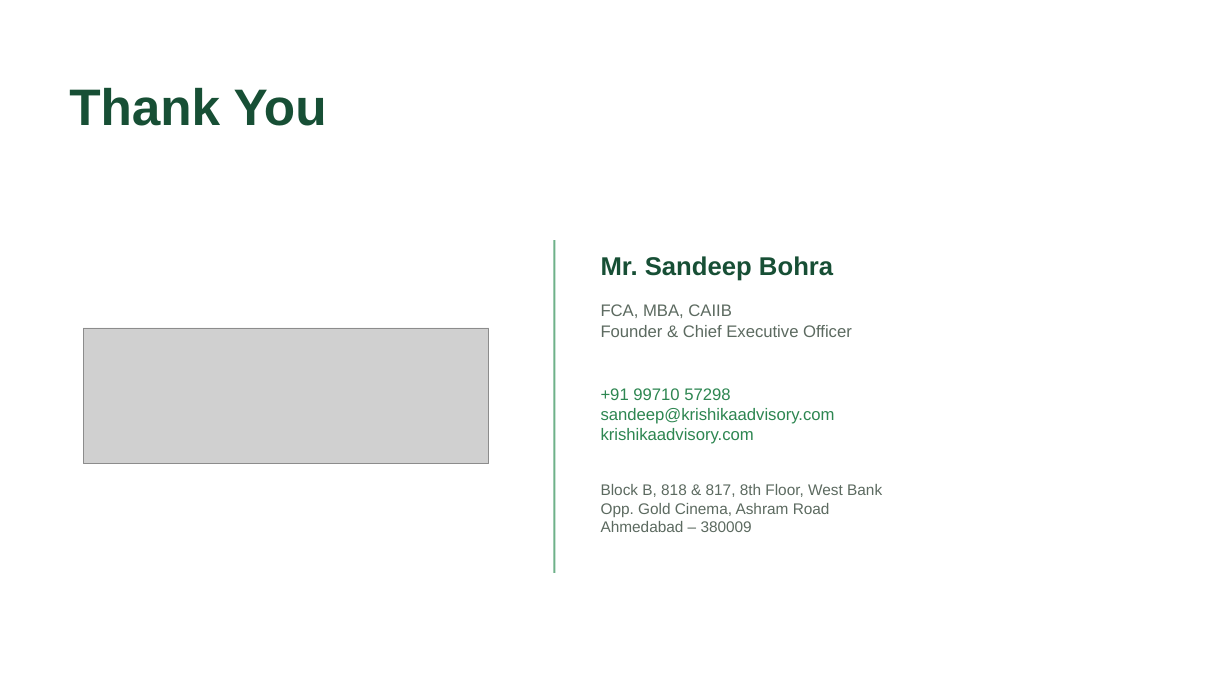
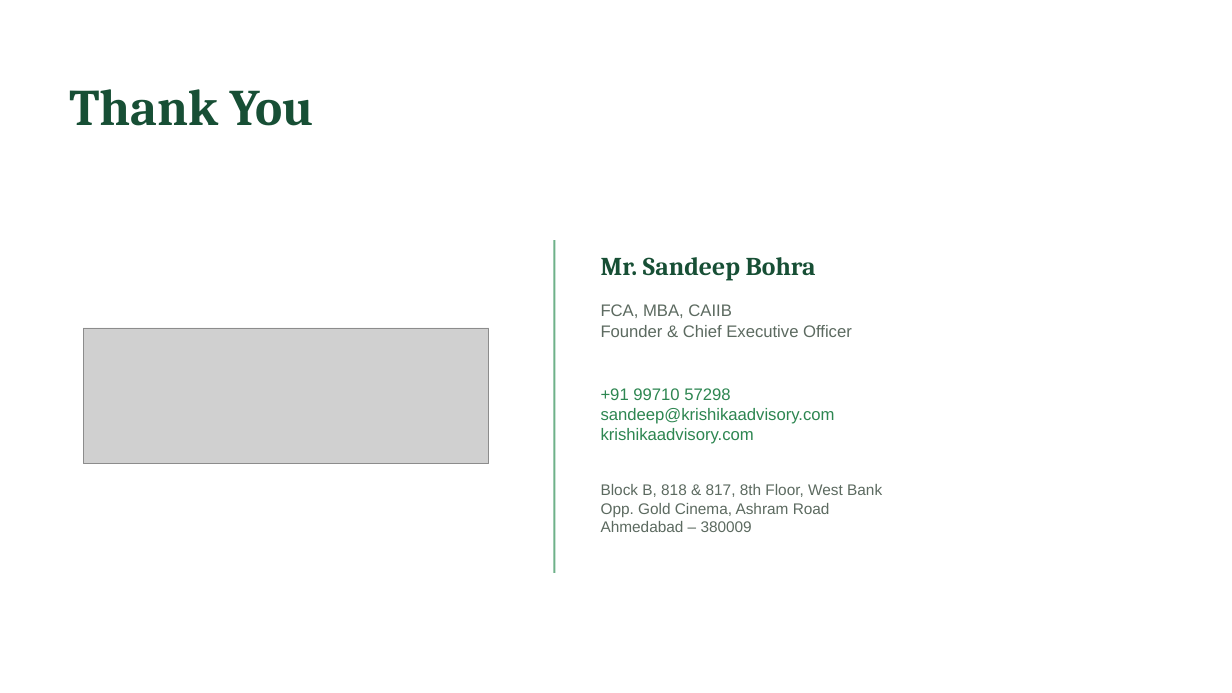
Before and after one commit to BantheFox012/FM, a slide deck: slide 14 of APEDA_BKNY_Standard_40_Percent.pptx. Drawn at 1232x693 pixels with LibreOffice and Linux fonts; fonts in the diff are those of the drawing; grey boxes stand for pictures. Boxes give left, top, right and bottom in pixels: in the first picture for what was removed or moved away, otherwise in the second. Text is boxed around its words. In the diff, an @@ line names an element or a change of style, - is before the commit and + after.

```diff
--- a/APEDA_BKNY_Standard_40_Percent.pptx
+++ b/APEDA_BKNY_Standard_40_Percent.pptx
@@ text "Thank You" at (69,89,314,126): font Arial to Cambria @@
@@ text "Mr. Sandeep Bohra" at (601,257,816,280): font Arial to Cambria @@
```
Also in this commit, not shown: 13 other slides changed.
